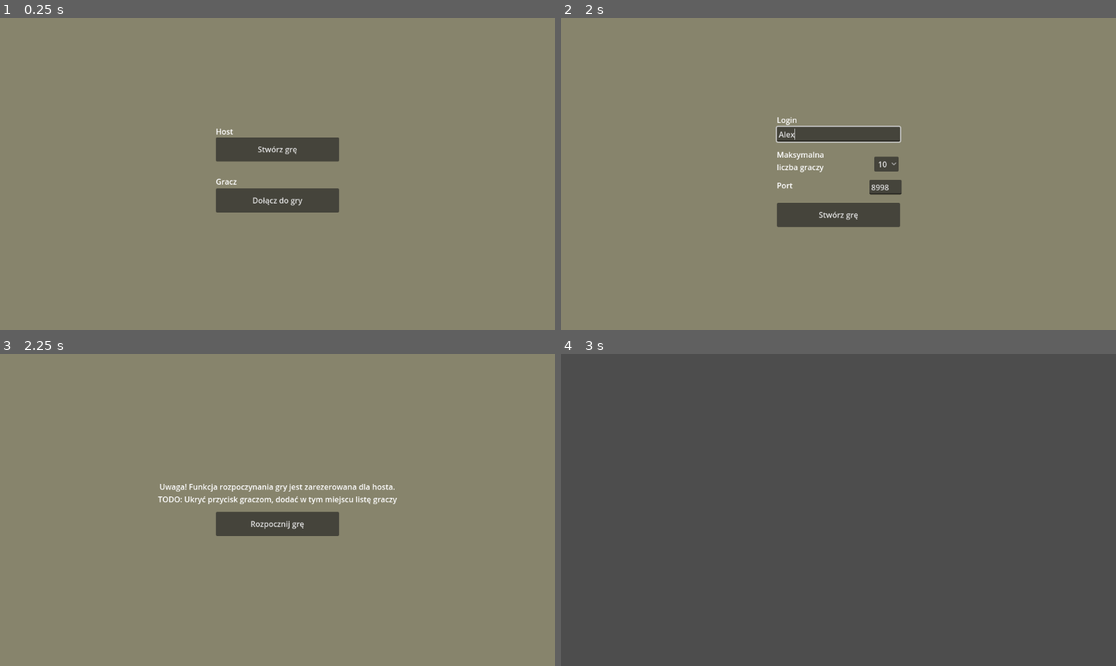
Above: before the commit, frames 1-4 (two rows, left to right).
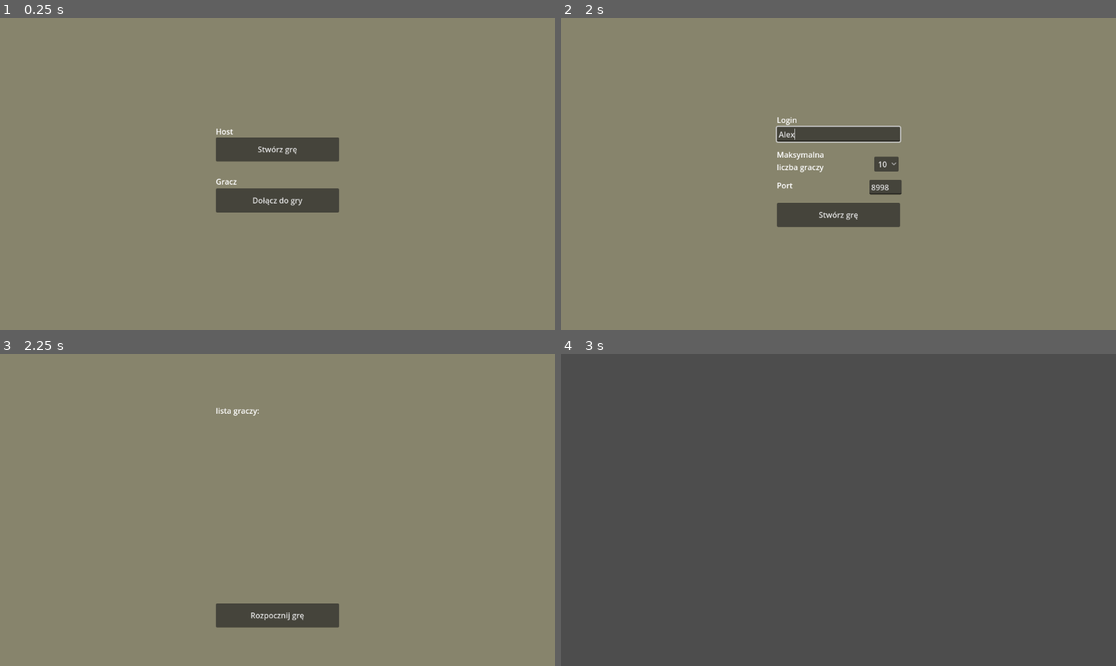
Above: after the commit, the same moments.

Repository: igorzasty2/wzimongus
Game: Godot game, scene res://scenes/ui/play_menu/play_menu.tscn
Two runs of this game, one before a commit and one after it. Both use one fixed random seed, a clock stepped at 60 frames per second and the inputs below.
Inputs (mouse positions are in pixels of both pictures, inside the frame that each line leads up to):
- Up to frame 1 (0.25 s): no input
- Up to frame 2 (2 s): click "Stwórz grę" at 0.5 s; click (838, 133) at 1.27 s; type "Alex" at 1.35 s
- Up to frame 3 (2.25 s): click "Stwórz grę" at 2 s
- Up to frame 4 (3 s): click "Rozpocznij grę" at 2.75 s

Frames 1-2 are identical in both runs. In frame 3, 4.3% of the frame differs, in the area x 28-72%, y 17-88%; in frame 4, nothing differs.

Commit message:
Add player list to the lobby menu

Diff:
--- a/globals/multiplayer_manager/multiplayer_manager.gd
+++ b/globals/multiplayer_manager/multiplayer_manager.gd
@@ -1,5 +1,10 @@
 # Ten skrypt definiuje węzeł MultiplayerManager, który obsługuje połączenia wieloosobowe i informacje o graczach.
 extends Node
+
+# Sygnał, który jest emitowany, gdy gracz dołącza do gry.
+signal player_connected(peer_id, player_info)
+# Sygnał, który jest emitowany, gdy gracz się rozłącza.
+signal player_disconnected(peer_id)
 
 # Słownik przechowujący informacje o połączonych graczach.
 var players = {}
@@ -61,6 +66,7 @@
 	players.erase(id)
 	# Powiadamia wszystkich graczy o rozłączeniu gracza.
 	_delete_player.rpc(id)
+	player_disconnected.emit(id)
 
 
 # Funkcja wywoływana u klienta po połączeniu z serwerem.
@@ -85,7 +91,7 @@
 func _register_player(player_info):
 	# Dodaje nowego gracza do listy połączonych graczy.
 	var id = multiplayer.get_remote_sender_id()
-	players[id] = player_info
+	_add_new_player(id, player_info)
 
 	# Wysyłanie do nowego gracza informacji o wszystkich połączonych graczach.
 	for i in players:
@@ -99,9 +105,11 @@
 @rpc("reliable")
 func _add_new_player(id, player):
 	players[id] = player
+	player_connected.emit(id, player)
 
 
 # Funkcja pozwalająca na usunięcie gracza z listy połączonych graczy.
 @rpc("reliable")
 func _delete_player(id):
 	players.erase(id)
+	player_disconnected.emit(id)
--- a/scenes/ui/lobby_menu/lobby_menu.gd
+++ b/scenes/ui/lobby_menu/lobby_menu.gd
@@ -4,6 +4,9 @@
 	# Ukrywa przycisk, jeśli użytkownik nie jest hostem
 	if !multiplayer.is_server():
 		$LobbyUI/StartGameButton.hide()
+
+	update_display_player_list(multiplayer.get_unique_id(), MultiplayerManager.player_info)
+	MultiplayerManager.player_connected.connect(update_display_player_list)
 
 func _on_start_game_button_button_down():
 	# Tylko host jest w stanie rozpocząć grę
@@ -34,3 +37,14 @@
 
 	# Wyświetlamy nową mapę
 	map.add_child(scene.instantiate())
+
+#
+func update_display_player_list(id, player_info):
+	var players = MultiplayerManager.players
+	var players_display = "lista graczy:\n"
+	for i in players:
+
+		players_display += (players[i].username)
+		players_display += "\n"
+
+	$LobbyUI/PlayerList.text = players_display
--- a/scenes/ui/lobby_menu/lobby_menu.tscn
+++ b/scenes/ui/lobby_menu/lobby_menu.tscn
@@ -35,23 +35,6 @@
 grow_vertical = 2
 color = Color(0.533333, 0.521569, 0.427451, 0.980392)
 
-[node name="StartGameLabel" type="Label" parent="LobbyUI"]
-layout_mode = 1
-anchors_preset = 8
-anchor_left = 0.5
-anchor_top = 0.5
-anchor_right = 0.5
-anchor_bottom = 0.5
-offset_left = -248.0
-offset_top = -60.0
-offset_right = 248.0
-offset_bottom = -8.0
-grow_horizontal = 2
-grow_vertical = 2
-text = "Uwaga! Funkcja rozpoczynania gry jest zarezerowana dla hosta.
-TODO: Ukryć przycisk graczom, dodać w tym miejscu listę graczy"
-horizontal_alignment = 1
-
 [node name="StartGameButton" type="Button" parent="LobbyUI"]
 layout_mode = 1
 anchors_preset = 8
@@ -60,11 +43,18 @@
 anchor_right = 0.5
 anchor_bottom = 0.5
 offset_left = -128.0
-offset_top = 4.0
+offset_top = 194.0
 offset_right = 128.0
-offset_bottom = 54.0
+offset_bottom = 244.0
 grow_horizontal = 2
 grow_vertical = 2
 text = "Rozpocznij grę"
 
+[node name="PlayerList" type="Label" parent="LobbyUI"]
+layout_mode = 0
+offset_left = 448.0
+offset_top = 106.0
+offset_right = 701.0
+offset_bottom = 490.0
+
 [connection signal="button_down" from="LobbyUI/StartGameButton" to="." method="_on_start_game_button_button_down"]
